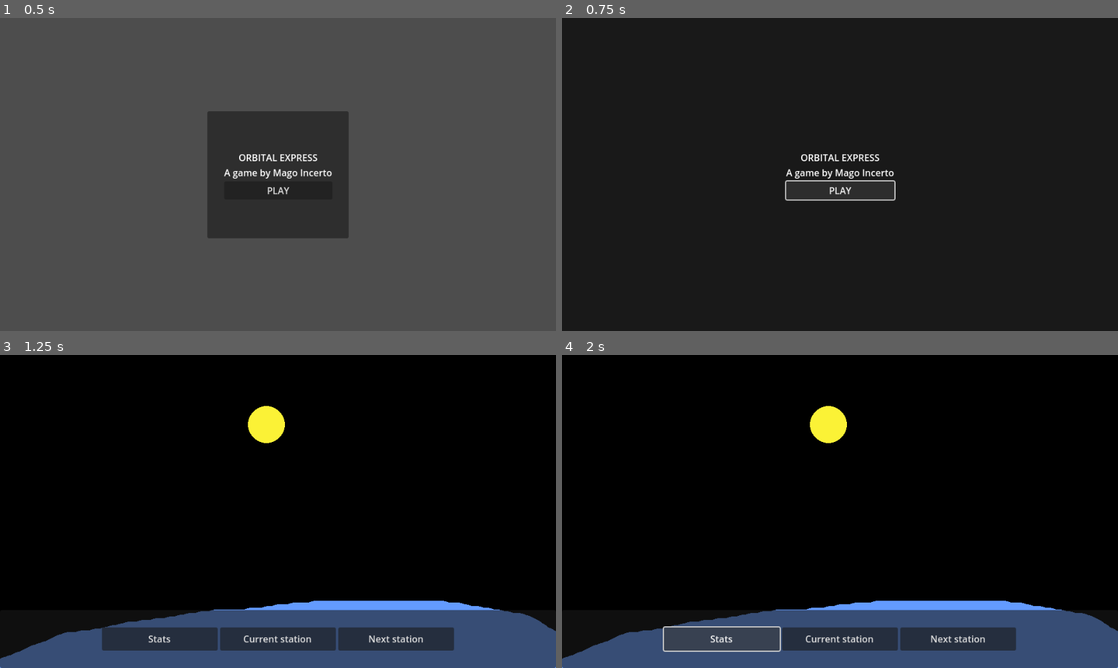
Above: before the commit, frames 1-4 (two rows, left to right).
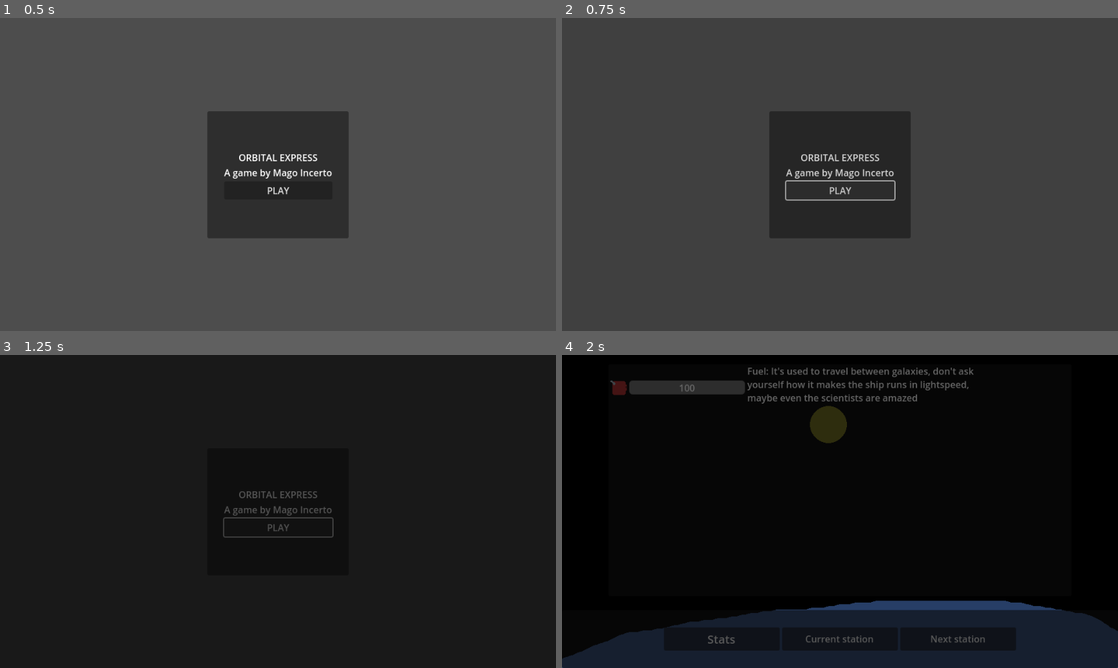
Above: after the commit, the same moments.

Repository: GustavoIgor/orbital-express
Game: Godot game, scene res://Scenes/main_menu.tscn
The game is run twice, just before and just after one commit, with the same random seed, the same clock (stepped at 60 frames per second) and the same inputs.
Inputs (mouse positions are in pixels of both pictures, inside the frame that each line leads up to):
- Up to frame 1 (0.5 s): no input
- Up to frame 2 (0.75 s): click "PLAY" at 0.5 s
- Up to frame 3 (1.25 s): no input
- Up to frame 4 (2 s): click (723, 639) at 1.25 s, where only the run before the commit has a clickable "Stats"

Frame 1 is identical in both runs. In frame 2, 90% of the frame differs, in the area x 0-100%, y 0-100%; in frame 3, 88%; in frame 4, 20%.

Commit message:
Changes in station, creating visual for informations

Diff:
--- a/Scenes/fade_layer.tscn
+++ b/Scenes/fade_layer.tscn
@@ -4,7 +4,6 @@
 
 [sub_resource type="Animation" id="Animation_6cmam"]
 resource_name = "fade_in"
-length = 0.5
 tracks/0/type = "value"
 tracks/0/imported = false
 tracks/0/enabled = true
@@ -12,7 +11,7 @@
 tracks/0/interp = 1
 tracks/0/loop_wrap = true
 tracks/0/keys = {
-"times": PackedFloat32Array(0, 0.5),
+"times": PackedFloat32Array(0, 1),
 "transitions": PackedFloat32Array(1, 1),
 "update": 0,
 "values": [Color(0, 0, 0, 0), Color(0, 0, 0, 1)]
@@ -35,7 +34,6 @@
 
 [sub_resource type="Animation" id="Animation_8ey0p"]
 resource_name = "fade_out"
-length = 0.5
 tracks/0/type = "value"
 tracks/0/imported = false
 tracks/0/enabled = true
@@ -43,7 +41,7 @@
 tracks/0/interp = 1
 tracks/0/loop_wrap = true
 tracks/0/keys = {
-"times": PackedFloat32Array(0, 0.5),
+"times": PackedFloat32Array(0, 1),
 "transitions": PackedFloat32Array(1, 1),
 "update": 0,
 "values": [Color(0, 0, 0, 1), Color(0, 0, 0, 0)]
@@ -57,6 +55,7 @@
 }
 
 [node name="FadeLayer" type="CanvasLayer"]
+layer = 10
 script = ExtResource("1_qnrxs")
 
 [node name="ColorRect" type="ColorRect" parent="."]
--- a/Scenes/station.tscn
+++ b/Scenes/station.tscn
@@ -1,7 +1,8 @@
-[gd_scene load_steps=3 format=3 uid="uid://cqu38k1r2yav2"]
+[gd_scene load_steps=4 format=3 uid="uid://cqu38k1r2yav2"]
 
 [ext_resource type="Texture2D" uid="uid://e30yt8n3p326" path="res://Assets/Alpha.png" id="1_ji0r5"]
 [ext_resource type="Script" path="res://Scripts/station.gd" id="1_tfqm1"]
+[ext_resource type="PackedScene" uid="uid://dg2ie0juhtj7p" path="res://Scenes/stats.tscn" id="3_ymfby"]
 
 [node name="Station" type="CanvasLayer"]
 script = ExtResource("1_tfqm1")
@@ -25,7 +26,7 @@
 grow_vertical = 2
 texture = ExtResource("1_ji0r5")
 
-[node name="Panel" type="Panel" parent="Control"]
+[node name="Bar" type="Panel" parent="Control"]
 custom_minimum_size = Vector2(0, 100)
 layout_mode = 1
 anchors_preset = 12
@@ -35,7 +36,7 @@
 grow_horizontal = 2
 grow_vertical = 0
 
-[node name="HBoxContainer" type="HBoxContainer" parent="Control/Panel"]
+[node name="HBoxContainer" type="HBoxContainer" parent="Control/Bar"]
 layout_mode = 1
 anchors_preset = 8
 anchor_left = 0.5
@@ -49,17 +50,23 @@
 grow_horizontal = 2
 grow_vertical = 2
 
-[node name="Stats" type="Button" parent="Control/Panel/HBoxContainer"]
+[node name="Stats" type="Button" parent="Control/Bar/HBoxContainer"]
 custom_minimum_size = Vector2(200, 0)
 layout_mode = 2
+theme_override_font_sizes/font_size = 20
 text = "Stats"
 
-[node name="CurrentStation" type="Button" parent="Control/Panel/HBoxContainer"]
+[node name="CurrentStation" type="Button" parent="Control/Bar/HBoxContainer"]
 custom_minimum_size = Vector2(200, 0)
 layout_mode = 2
 text = "Current station"
 
-[node name="NextStation" type="Button" parent="Control/Panel/HBoxContainer"]
+[node name="NextStation" type="Button" parent="Control/Bar/HBoxContainer"]
 custom_minimum_size = Vector2(200, 0)
 layout_mode = 2
 text = "Next station"
+
+[node name="Stats" parent="Control" instance=ExtResource("3_ymfby")]
+layout_mode = 1
+offset_top = 16.0
+offset_bottom = 416.0
--- /dev/null
+++ b/Scenes/stats.tscn
@@ -0,0 +1,66 @@
+[gd_scene load_steps=3 format=3 uid="uid://dg2ie0juhtj7p"]
+
+[ext_resource type="Script" path="res://Scripts/stats.gd" id="1_3yys5"]
+[ext_resource type="Texture2D" uid="uid://0s3vn55i83cb" path="res://Assets/gas.png" id="1_stn2a"]
+
+[node name="Stats" type="Panel"]
+custom_minimum_size = Vector2(800, 400)
+anchors_preset = 5
+anchor_left = 0.5
+anchor_right = 0.5
+offset_left = -400.0
+offset_right = 400.0
+offset_bottom = 400.0
+grow_horizontal = 2
+script = ExtResource("1_3yys5")
+
+[node name="HBoxContainer" type="HBoxContainer" parent="."]
+layout_mode = 1
+anchors_preset = 15
+anchor_right = 1.0
+anchor_bottom = 1.0
+grow_horizontal = 2
+grow_vertical = 2
+
+[node name="VBoxContainer" type="VBoxContainer" parent="HBoxContainer"]
+layout_mode = 2
+
+[node name="Fuel" type="HBoxContainer" parent="HBoxContainer/VBoxContainer"]
+custom_minimum_size = Vector2(0, 80)
+layout_mode = 2
+
+[node name="TextureRect" type="TextureRect" parent="HBoxContainer/VBoxContainer/Fuel"]
+custom_minimum_size = Vector2(32, 32)
+layout_mode = 2
+texture = ExtResource("1_stn2a")
+stretch_mode = 3
+
+[node name="ProgressBar" type="ProgressBar" parent="HBoxContainer/VBoxContainer/Fuel"]
+custom_minimum_size = Vector2(200, 24)
+layout_mode = 2
+size_flags_horizontal = 4
+size_flags_vertical = 4
+value = 20.0
+show_percentage = false
+
+[node name="Label" type="Label" parent="HBoxContainer/VBoxContainer/Fuel/ProgressBar"]
+layout_mode = 1
+anchors_preset = 8
+anchor_left = 0.5
+anchor_top = 0.5
+anchor_right = 0.5
+anchor_bottom = 0.5
+offset_left = -20.0
+offset_top = -11.5
+offset_right = 20.0
+offset_bottom = 11.5
+grow_horizontal = 2
+grow_vertical = 2
+text = "FUEL"
+horizontal_alignment = 1
+vertical_alignment = 1
+
+[node name="RichTextLabel" type="RichTextLabel" parent="HBoxContainer"]
+custom_minimum_size = Vector2(400, 0)
+layout_mode = 2
+text = "Fuel: It's used to travel between galaxies, don't ask yourself how it makes the ship runs in lightspeed, maybe even the scientists are amazed"
--- a/Scripts/Global.gd
+++ b/Scripts/Global.gd
@@ -40,7 +40,6 @@
 	return -1.0  # Retorna -1 se a distância não for válida
 
 func change_scene_with_fade(scene_path: String) -> void:
-	FadeLayer.fade_out(func() -> void:
-		get_tree().change_scene_to_file(scene_path)
-		FadeLayer.fade_in()
-	)
+	FadeLayer.transition()
+	await FadeLayer.transition_finished
+	get_tree().change_scene_to_file(scene_path)
--- a/Scripts/fade_layer.gd
+++ b/Scripts/fade_layer.gd
@@ -1,28 +1,21 @@
 extends CanvasLayer
 
-@onready var animation_player = $AnimationPlayer
 @onready var colorRect = $ColorRect
-# Callback que será chamado após o fade
-var on_fade_complete: Callable = Callable()
+@onready var animation = $AnimationPlayer
+
+signal transition_finished
 
 func _ready() -> void:
 	colorRect.visible = false
-	animation_player.animation_finished.connect(_on_AnimationPlayer_animation_finished)
+	animation.animation_finished.connect(_on_animation_finished)
 
-# Inicia o fade in (desaparece para transparente)
-func fade_in(callback: Callable = Callable()) -> void:
+func _on_animation_finished(anim_name):
+	if anim_name == "fade_in":
+		transition_finished.emit()
+		animation.play("fade_out")
+	elif anim_name == "fade_out":
+		colorRect.visible = false
+
+func transition():
 	colorRect.visible = true
-	on_fade_complete = callback
-	animation_player.play("fade_in")
-
-# Inicia o fade out (aparece para opaco)
-func fade_out(callback: Callable = Callable()) -> void:
-	colorRect.visible = true
-	on_fade_complete = callback
-	animation_player.play("fade_out")
-
-# Chamado no final da animação (defina isso como sinal no AnimationPlayer)
-func _on_AnimationPlayer_animation_finished(anim_name: String) -> void:
-	if anim_name in ["fade_in", "fade_out"]:
-		if on_fade_complete and on_fade_complete.is_valid():
-			on_fade_complete.call_deferred()
+	animation.play("fade_in")
--- a/Scripts/station.gd
+++ b/Scripts/station.gd
@@ -1,11 +1,8 @@
 extends CanvasLayer
-
-
 # Called when the node enters the scene tree for the first time.
 func _ready() -> void:
 	pass # Replace with function body.
 
-
 # Called every frame. 'delta' is the elapsed time since the previous frame.
 func _process(delta: float) -> void:
 	pass
--- /dev/null
+++ b/Scripts/stats.gd
@@ -0,0 +1,12 @@
+extends Panel
+@onready var fuel_progress_bar : ProgressBar = $HBoxContainer/VBoxContainer/Fuel/ProgressBar
+@onready var fuel_label : Label = $HBoxContainer/VBoxContainer/Fuel/ProgressBar/Label
+# Called when the node enters the scene tree for the first time.
+func _ready() -> void:
+	pass # Replace with function body.
+
+# Called every frame. 'delta' is the elapsed time since the previous frame.
+func _process(delta: float) -> void:
+	fuel_progress_bar.value = Global.fuel
+	fuel_label.text = str(Global.fuel)
+	pass
Binary file added: Assets/gas.png
Not shown, added: Assets/gas.png.import
